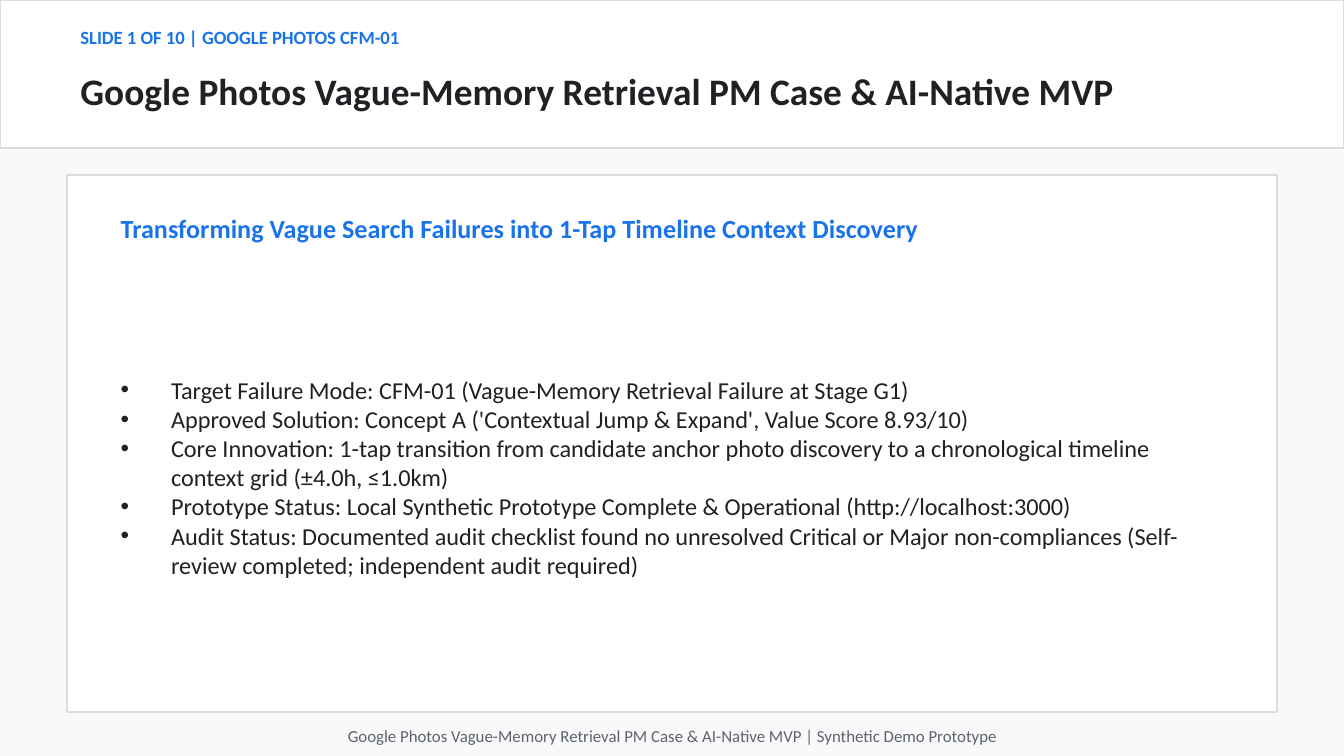
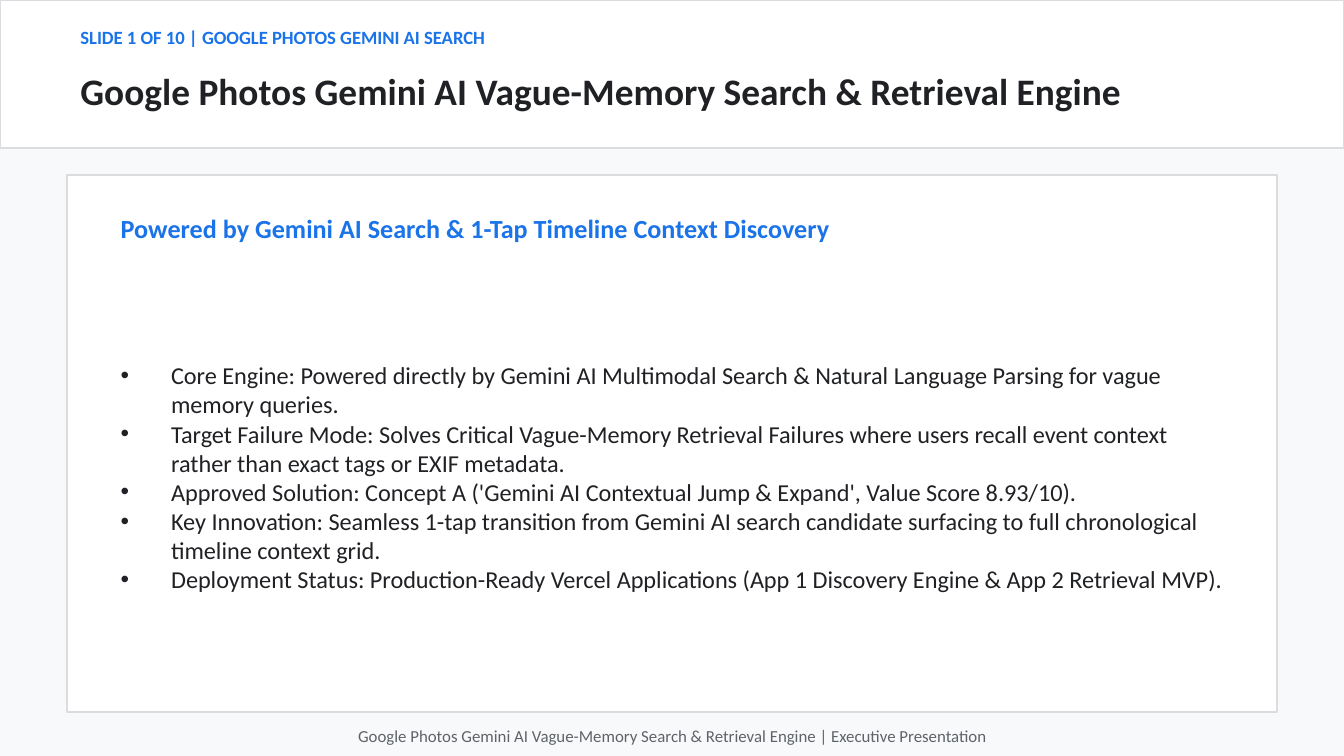
Before and after one commit to hatakekakashi05/google-photos-vague-memory-, a slide deck: slide 1 of output/google_photos_vague_memory_presentation.pptx. Drawn at 1344x756 pixels with LibreOffice and Linux fonts; fonts in the diff are those of the drawing. Boxes give left, top, right and bottom in pixels: in the first picture for what was removed or moved away, otherwise in the second. Text is boxed around its words. In the diff, an @@ line names an element or a change of style, - is before the commit and + after.

Commit message:
Strongly emphasize Gemini AI Search in README/PPTX/docs, fix image-to-tag visual mismatch bugs (e.g. VIN_002 grandparents image)

```diff
--- a/output/google_photos_vague_memory_presentation.pptx
+++ b/output/google_photos_vague_memory_presentation.pptx
@@ text at (80, 31, 485, 44): text changed @@
-SLIDE 1 OF 10 | GOOGLE PHOTOS CFM-01
+SLIDE 1 OF 10 | GOOGLE PHOTOS GEMINI AI SEARCH
@@ text at (80, 78, 1121, 112): text changed @@
-Google Photos Vague-Memory Retrieval PM Case & AI-Native MVP
+Google Photos Gemini AI Vague-Memory Search & Retrieval Engine
@@ text at (121, 219, 829, 242): text changed @@
-Transforming Vague Search Failures into 1-Tap Timeline Context Discovery
+Powered by Gemini AI Search & 1-Tap Timeline Context Discovery
@@ text at (171, 367, 1221, 592): text changed @@
-• Target Failure Mode: CFM-01 (Vague-Memory Retrieval Failure at Stage G1)
-• Approved Solution: Concept A ('Contextual Jump & Expand', Value Score 8.93/10)
-• Core Innovation: 1-tap transition from candidate anchor photo discovery to a chronological timeline context grid (±4.0h, ≤1.0km)
-• Prototype Status: Local Synthetic Prototype Complete & Operational (http://localhost:3000)
-• Audit Status: Documented audit checklist found no unresolved Critical or Major non-compliances (Self-review completed; independent audit required)
+• Core Engine: Powered directly by Gemini AI Multimodal Search & Natural Language Parsing for vague memory queries.
+• Target Failure Mode: Solves Critical Vague-Memory Retrieval Failures where users recall event context rather than exact tags or EXIF metadata.
+• Approved Solution: Concept A ('Gemini AI Contextual Jump & Expand', Value Score 8.93/10).
+• Key Innovation: Seamless 1-tap transition from Gemini AI search candidate surfacing to full chronological timeline context grid.
+• Deployment Status: Production-Ready Vercel Applications (App 1 Discovery Engine & App 2 Retrieval MVP).
@@ text at (358, 730, 986, 745): text changed @@
-Google Photos Vague-Memory Retrieval PM Case & AI-Native MVP | Synthetic Demo Prototype
+Google Photos Gemini AI Vague-Memory Search & Retrieval Engine | Executive Presentation
```
Also in this commit, not shown: 9 other slides changed, 4 other files.
